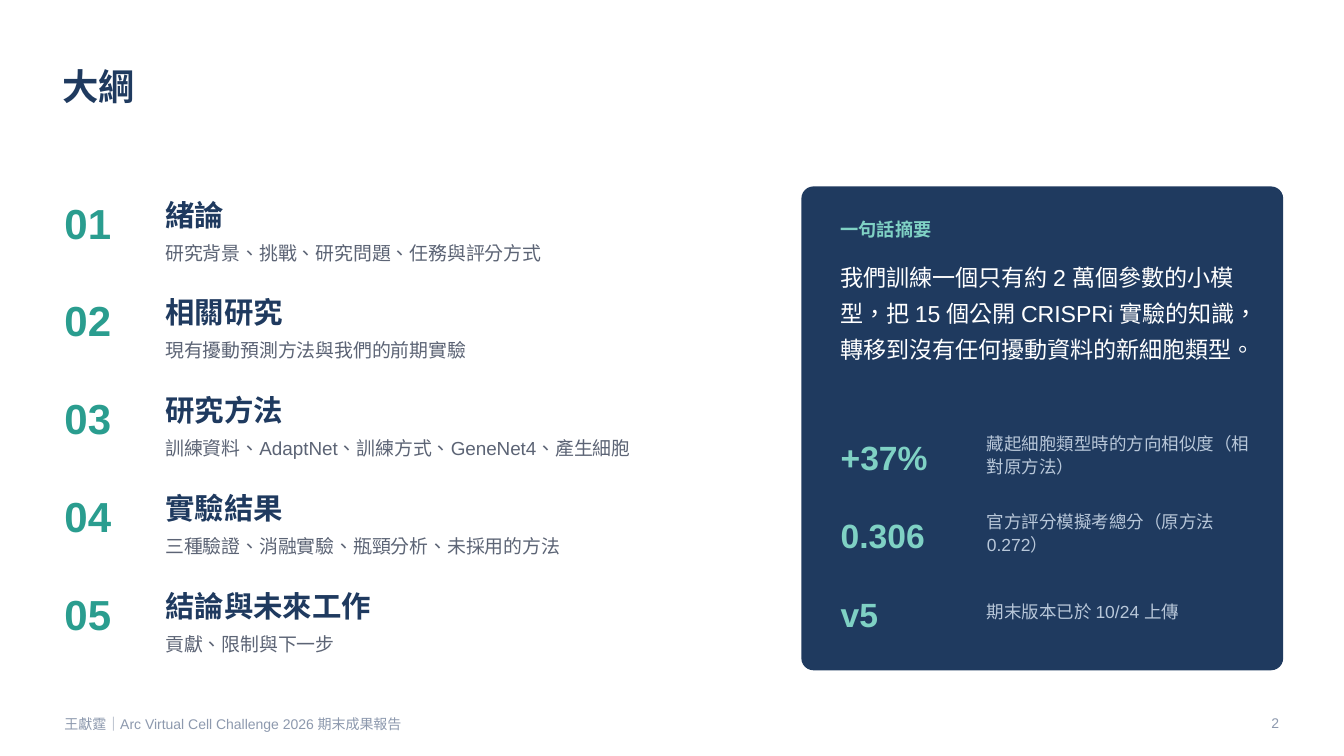
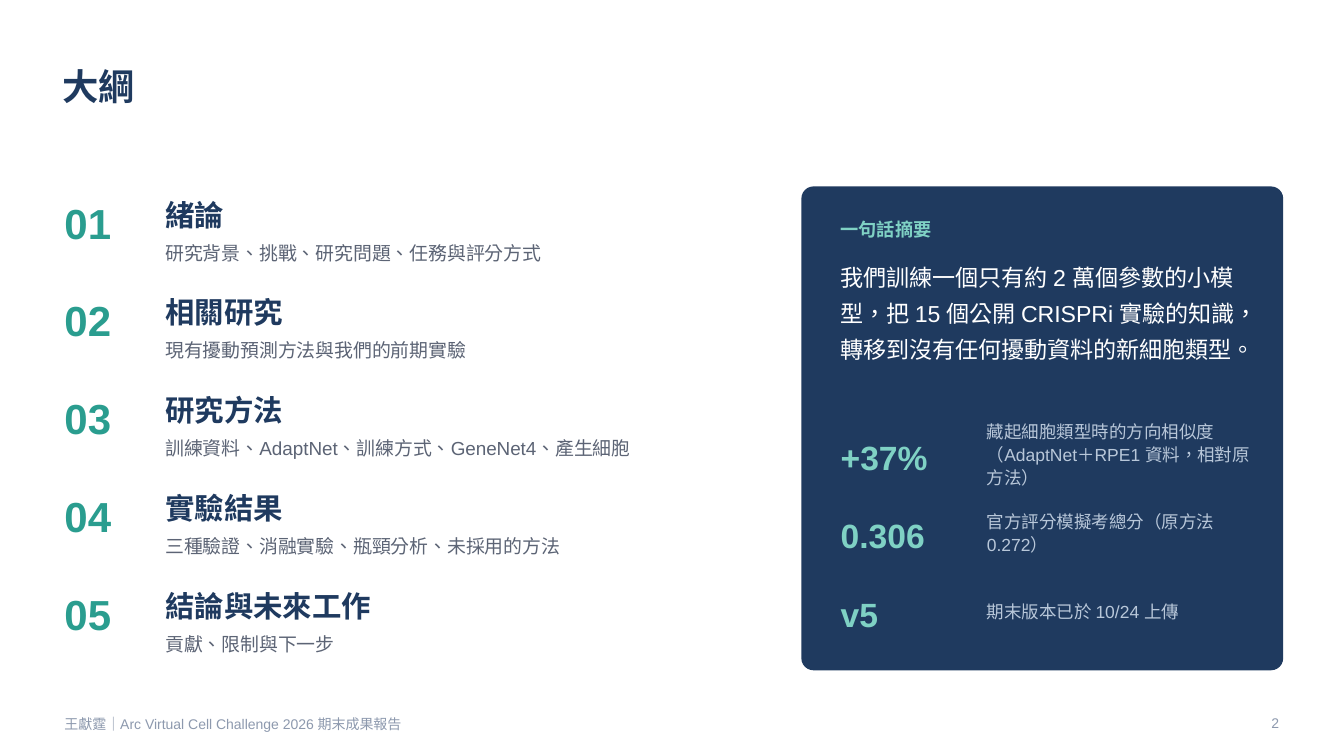
Before and after one commit to zxc29051617/VirtualCellChallenge-2026_NTU_JHLab, a slide deck: slide 2 of general_model/docs/VCC_defense_style_20261024.pptx. Drawn at 1344x756 pixels with LibreOffice and Linux fonts; fonts in the diff are those of the drawing. Boxes give left, top, right and bottom in pixels: in the first picture for what was removed or moved away, otherwise in the second. Text is boxed around its words. In the diff, an @@ line names an element or a change of style, - is before the commit and + after.

```diff
--- a/general_model/docs/VCC_defense_style_20261024.pptx
+++ b/general_model/docs/VCC_defense_style_20261024.pptx
@@ text at bbox=[987, 423, 1250, 486]: text changed @@
-藏起細胞類型時的方向相似度（相對原方法）
+藏起細胞類型時的方向相似度（AdaptNet＋RPE1 資料，相對原方法）
```
Also in this commit, not shown: 4 other slides changed, 17 other files.
